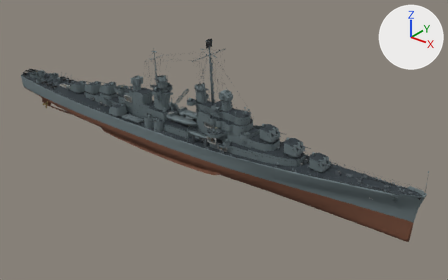
The Blender file assets/ships/atlanta/generated/source.blend: old version first, new version second.
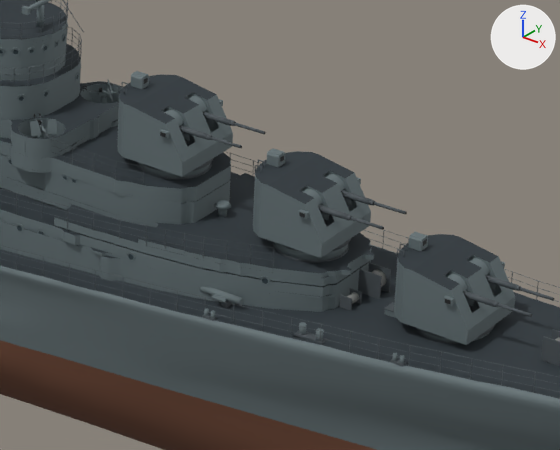
The first picture shows the older version from a 50 mm lens placed at (126.5, -135.2, 88.5), pointed at (15.0, 4.2, 2.1). The close-ups show the older and then the newer version on the part from 53% to 76% of the width and 40% to 68% of the height of that picture. Only the edits that show in the close-ups are written down. Every picture has the same lights, and +X, +Y and +Z are marked at upper right.

Names of what the first close-up shows: 'Blueprint lofted hull', 'Bridge 10.1-10.9 m', 'Bridge 10.9-12.8 m', 'Bridge 9.1-9.8 m', 'Forward deckhouse 4.0-6.3 m', 'Forward deckhouse 6.5-7.0 m', 'Forward deckhouse 7.1-7.5 m', 'Forward deckhouse 7.5-7.8 m', 'Forward deckhouse 7.8-9.0 m', 'No. 1 5-inch mount • sloped gunhouse', 'No. 2 5-inch mount • sloped gunhouse', 'No. 3 5-inch mount • sloped gunhouse' and 77 more.
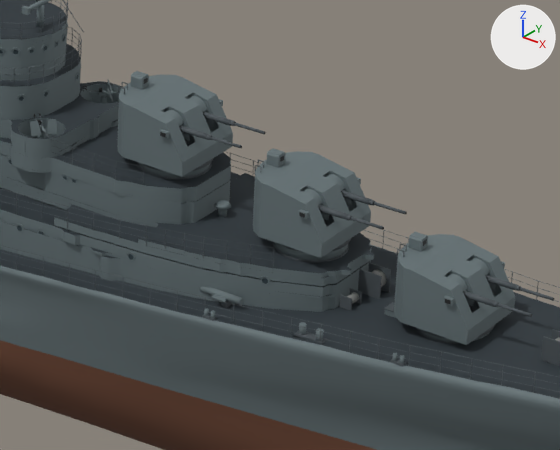
Pixel boxes (x1, y1, x2, y2) of what changed, in the close-ups (560 x 450 px):
part 1 of me_main_1_open_enclosure, recoloured (lighter)
    both: (398, 234, 498, 290)
part 2 of me_main_2_open_enclosure, recoloured (lighter)
    both: (255, 151, 355, 204)
part 3 of me_main_3_open_enclosure, recoloured (lighter)
    both: (119, 75, 217, 124)

The change, as a diff of the scene's bpy script:
```diff
--- a/assets/ships/atlanta/generated/source.blend.py
+++ b/assets/ships/atlanta/generated/source.blend.py
@@ me_main_1_open_enclosure @@
 me_main_1_open_enclosure.from_pydata(...)  # 196 vertices, 62 faces; spans x -2.98..2.04, y -2.3..2.3, z 6.61..9.64
 # used by ob_no__1_5_inch_mount___sloped_gunhouse; parent = ob_main_1_yaw; location = (0.0, 0.0, -6.561)
+# me_main_1_open_enclosure part 1: all 16 faces that had it switch from mat_atlanta_roof to mat_atlanta_naval
@@ me_main_2_open_enclosure @@
 me_main_2_open_enclosure.from_pydata(...)  # 196 vertices, 62 faces; spans x -2.98..2.04, y -2.3..2.3, z 8.65..11.68
 # used by ob_no__2_5_inch_mount___sloped_gunhouse; parent = ob_main_2_yaw; location = (0.0, 0.0, -8.595)
+# me_main_2_open_enclosure part 2: all 16 faces that had it switch from mat_atlanta_roof to mat_atlanta_naval
@@ me_main_3_open_enclosure @@
 me_main_3_open_enclosure.from_pydata(...)  # 196 vertices, 62 faces; spans x -2.98..2.04, y -2.3..2.3, z 10.55..13.58
 # used by ob_no__3_5_inch_mount___sloped_gunhouse; parent = ob_main_3_yaw; location = (0.0, 0.0, -10.5)
+# me_main_3_open_enclosure part 3: all 16 faces that had it switch from mat_atlanta_roof to mat_atlanta_naval
```
